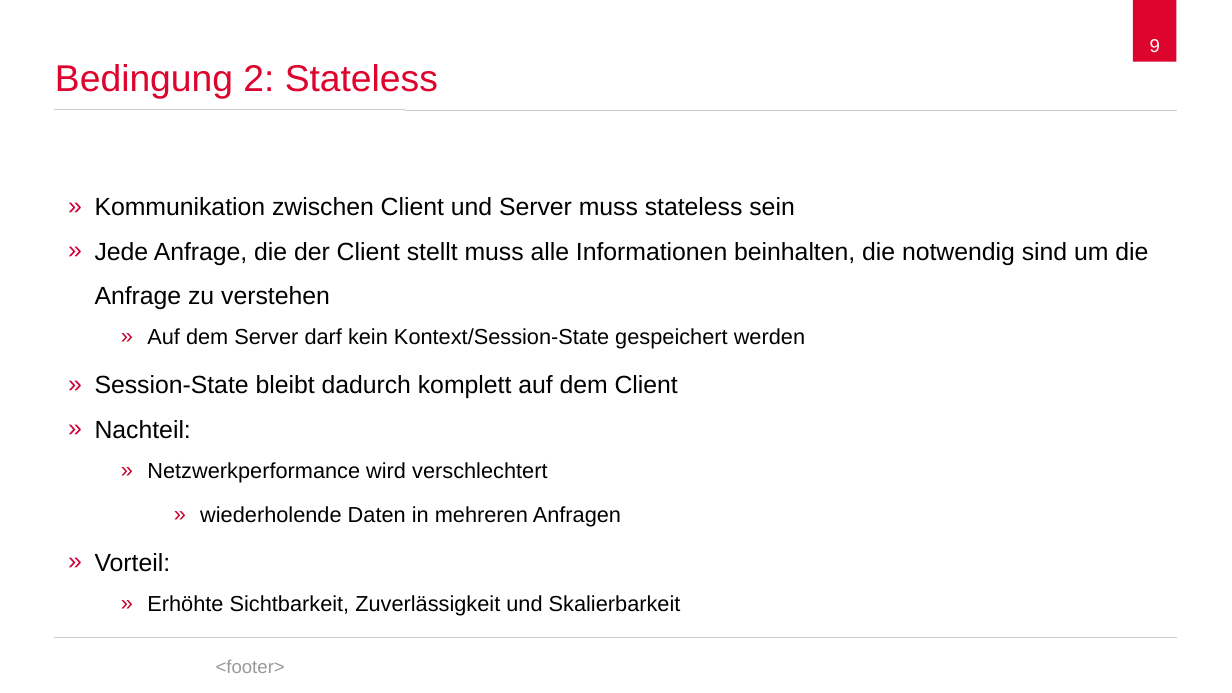
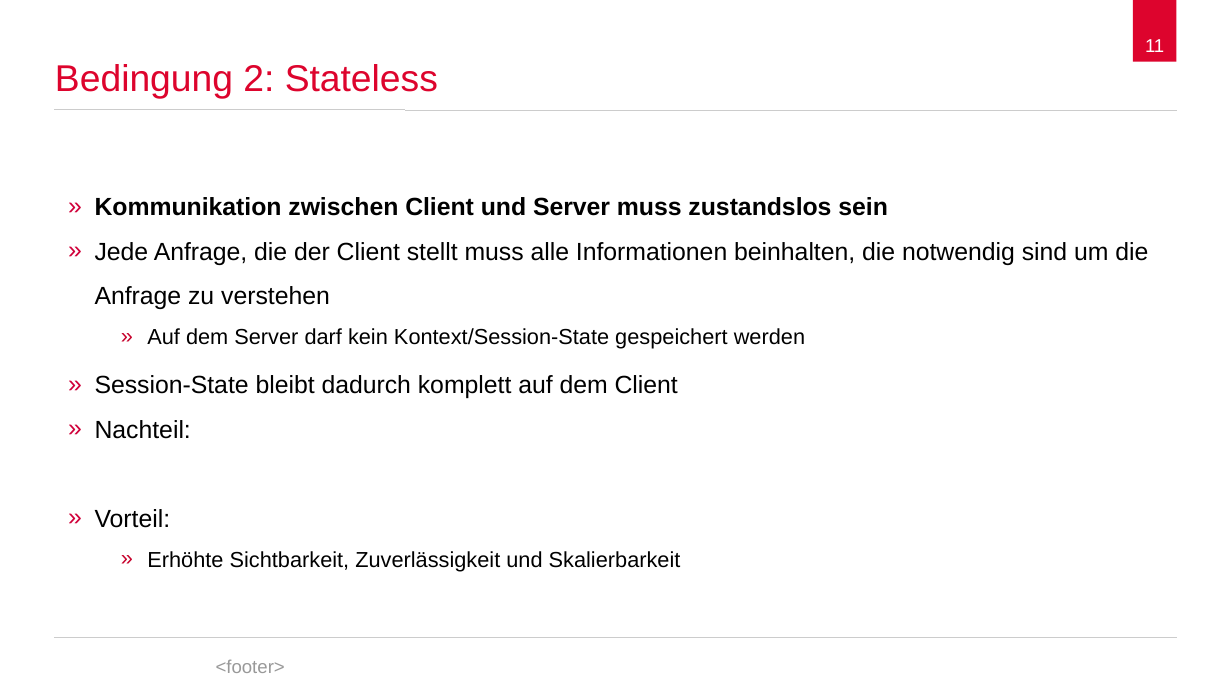
Before and after one commit to spaceone/presentations, a slide deck: slide 11 of representational-state-transfer/representational-state-transfer.odp (slide 9 before the commit). Drawn at 1232x693 pixels with LibreOffice and Linux fonts; fonts in the diff are those of the drawing; background and template pictures are left out. Boxes give left, top, right and bottom in pixels: in the first picture for what was removed or moved away, otherwise in the second. Text is boxed around its words. In the diff, an @@ line names an element or a change of style, - is before the commit and + after.

```diff
--- a/representational-state-transfer/representational-state-transfer.odp
+++ b/representational-state-transfer/representational-state-transfer.odp
@@ page number at (x1=1145, y1=39, x2=1164, y2=52): text changed @@
-9
+11
@@ text at (x1=95, y1=197, x2=888, y2=216): text changed; bold on @@
-» Kommunikation zwischen Client und Server muss stateless sein
+» Kommunikation zwischen Client und Server muss zustandslos sein
@@ text at (x1=147, y1=462, x2=621, y2=527): paragraphs removed @@
-    » Netzwerkperformance wird verschlechtert
-        » wiederholende Daten in mehreren Anfragen
```
Also in this commit, not shown: 12 other slides changed, 10 slides added, 1 slide removed.
